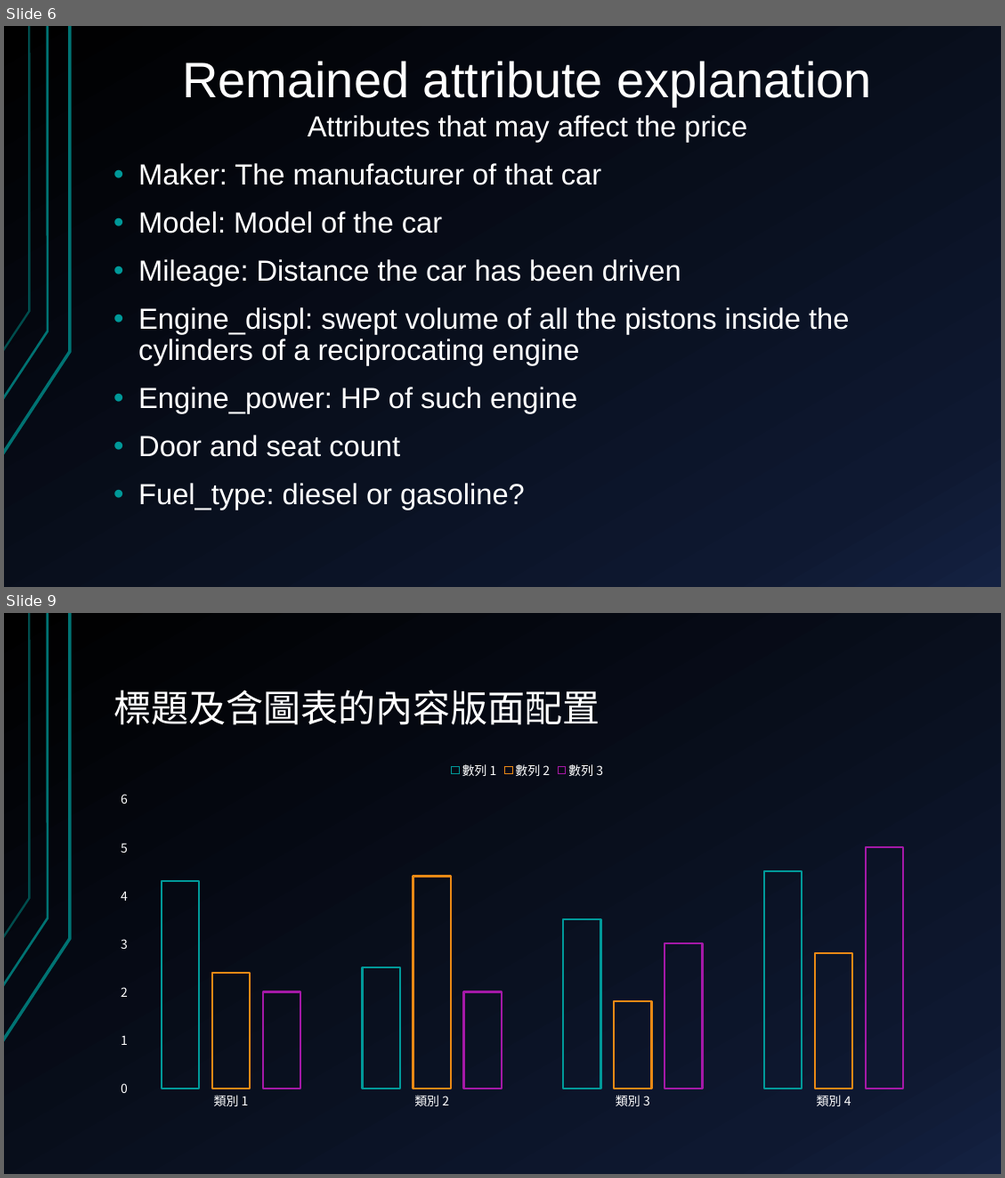
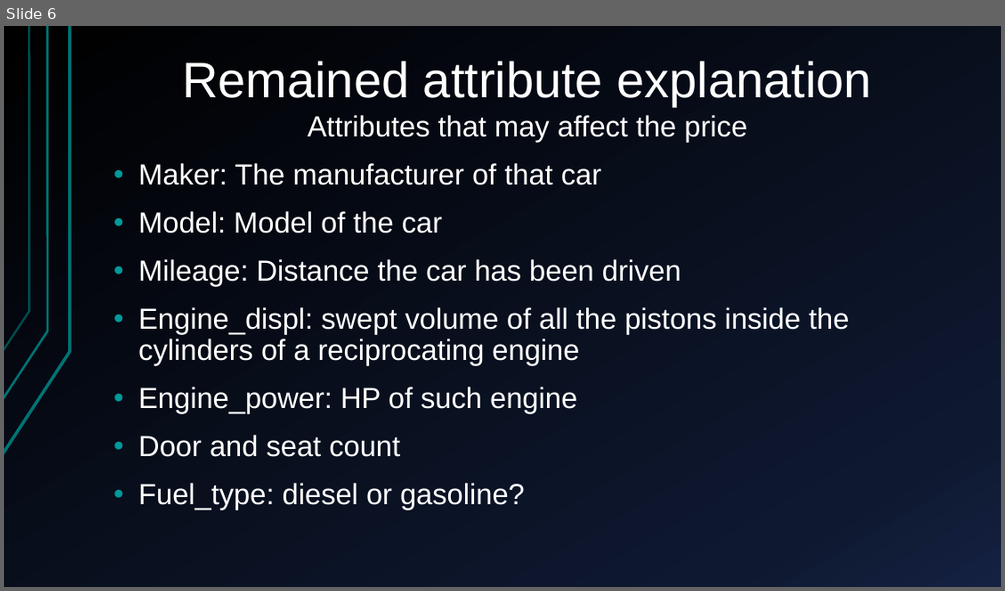
Before and after one commit to Alfons0329/Machine_Learning_Fall_2017, a slide deck: Final_proj/Presentation.pptx. Shown one above the other, each under a label of ours: slides 6 and 9 before the commit, slide 6 after it; the slides between them are not shown. The pictures are 1005x1178 and 1005x591 pixels, drawn with LibreOffice and Linux fonts; fonts in the diff are those of the drawing. Boxes give left, top, right and bottom in pixels: in the first picture for what was removed or moved away, otherwise in the second. Text is boxed around its words. In the diff, an @@ line names an element or a change of style, - is before the commit and + after.

```diff
--- a/Final_proj/Presentation.pptx
+++ b/Final_proj/Presentation.pptx
@@ slide 9 removed at [4,613,1001,1174], background gradient #000000 to #0F1931 to #142242; not listed: 3 template elements that a slide beside it also shows @@
@@ title removed at [113,690,599,725] @@
-標題及含圖表的內容版面配置
@@ column chart removed at [104,752,951,1117] @@
-categories: 類別 1, 類別 2, 類別 3, 類別 4
-數列 1: 4.3, 2.5, 3.5, 4.5
-數列 2: 2.4, 4.4, 1.8, 2.8
-數列 3: 2, 2, 3, 5
```
Also in this commit, not shown: 2 slides changed, 4 slides added, 8 other slides removed.
